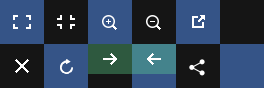
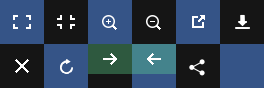
Revision of a layered 264 × 88 image; what changed, layer by layer:
added layer "download" in group "@1x" over [235, 14, 250, 29]
